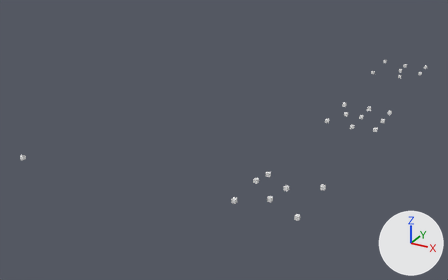
Two versions of the OBJ model Assets/SpawnData/Room3SpawnData.obj, one commit apart.
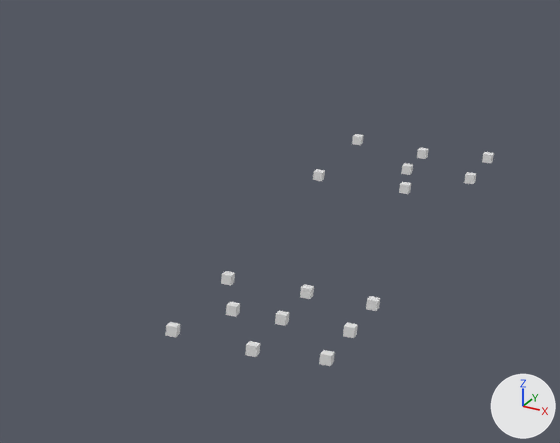
The first picture shows the older version from a 50 mm lens placed at (233.0, -206.0, 138.0), pointed at (61.0, 107.0, -18.0). The close-ups show both versions on the part from 61% to 100% of the width and 6% to 56% of the height of that picture; other places that the commit changed are outside them. Lighting does not change. The marker at lower right points along +X, +Y and +Z. Where no turn or scale is listed for an object, it has been applied to the vertices.

The scene before the commit, as lines of its bpy script (objects in view):
```python
ob_spawnpoint_001_cube_050 = bpy.data.objects.new('SpawnPoint.001_Cube.050', me_spawnpoint_001_cube_050)
ob_spawnpoint_001_cube_050.location = (0.0, 0.0, 0.0)
ob_spawnpoint_002_cube_051 = bpy.data.objects.new('SpawnPoint.002_Cube.051', me_spawnpoint_002_cube_051)
ob_spawnpoint_002_cube_051.location = (0.0, 0.0, 0.0)
ob_spawnpoint_003_cube_052 = bpy.data.objects.new('SpawnPoint.003_Cube.052', me_spawnpoint_003_cube_052)
ob_spawnpoint_003_cube_052.location = (0.0, 0.0, 0.0)
ob_spawnpoint_004_cube_053 = bpy.data.objects.new('SpawnPoint.004_Cube.053', me_spawnpoint_004_cube_053)
ob_spawnpoint_004_cube_053.location = (0.0, 0.0, 0.0)
ob_spawnpoint_005_cube_054 = bpy.data.objects.new('SpawnPoint.005_Cube.054', me_spawnpoint_005_cube_054)
ob_spawnpoint_005_cube_054.location = (0.0, 0.0, 0.0)
ob_spawnpoint_006_cube_055 = bpy.data.objects.new('SpawnPoint.006_Cube.055', me_spawnpoint_006_cube_055)
ob_spawnpoint_006_cube_055.location = (0.0, 0.0, 0.0)
ob_spawnpoint_007_cube_056 = bpy.data.objects.new('SpawnPoint.007_Cube.056', me_spawnpoint_007_cube_056)
ob_spawnpoint_007_cube_056.location = (0.0, 0.0, 0.0)
ob_spawnpoint_008_cube_057 = bpy.data.objects.new('SpawnPoint.008_Cube.057', me_spawnpoint_008_cube_057)
ob_spawnpoint_008_cube_057.location = (0.0, 0.0, 0.0)
```
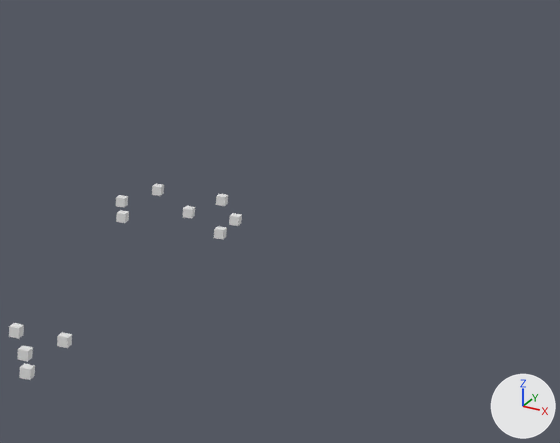
What differs and where, as boxes [x1, y1, x2, y2] in the close-ups (560 x 443 px):
'SpawnPoint.003_Cube.050', added
    after: [19, 363, 35, 380]
'SpawnPoint.003_Cube.052', deleted
    before: [319, 350, 335, 366]
'SpawnPoint.004_Cube.051', added
    after: [17, 345, 33, 362]
'SpawnPoint.002_Cube.049', added
    after: [57, 332, 72, 348]
'SpawnPoint.007_Cube.056', deleted
    before: [245, 341, 260, 357]
'SpawnPoint.001_Cube.048', added
    after: [9, 323, 24, 338]
'SpawnPoint_Cube.049', deleted
    before: [166, 322, 180, 338]
'SpawnPoint.004_Cube.053', deleted
    before: [343, 323, 358, 338]
'SpawnPoint.005_Cube.054', deleted
    before: [275, 310, 289, 326]
'SpawnPoint.006_Cube.055', deleted
    before: [226, 302, 240, 317]
'SpawnPoint.002_Cube.051', deleted
    before: [366, 296, 380, 311]
'SpawnPoint.008_Cube.057', deleted
    before: [300, 284, 314, 299]
'SpawnPoint.001_Cube.050', deleted
    before: [221, 271, 235, 285]
'SpawnPoint.017_Cube.064', added
    after: [214, 226, 227, 239]
'SpawnPoint.018_Cube.065', added
    after: [116, 210, 129, 223]
'SpawnPoint.016_Cube.063', added
    after: [229, 213, 242, 226]
'SpawnPoint.014_Cube.061', added
    after: [183, 206, 195, 219]
'SpawnPoint.015_Cube.062', added
    after: [116, 195, 128, 208]
'SpawnPoint.020_Cube.067', added
    after: [216, 194, 228, 206]
'SpawnPoint.019_Cube.066', added
    after: [152, 184, 164, 196]
'SpawnPoint.009_Cube.058', deleted
    before: [399, 182, 411, 194]
'SpawnPoint.010_Cube.059', deleted
    before: [313, 169, 325, 181]
'SpawnPoint.013_Cube.062', deleted
    before: [464, 172, 476, 184]
'SpawnPoint.014_Cube.063', deleted
    before: [401, 163, 413, 175]
'SpawnPoint.015_Cube.064', deleted
    before: [417, 148, 428, 159]
'SpawnPoint.012_Cube.061', deleted
    before: [482, 152, 494, 163]
'SpawnPoint.011_Cube.060', deleted
    before: [352, 134, 364, 145]

Diff of the bpy script that builds the scene:
```diff
--- a/Assets/SpawnData/Room3SpawnData.obj.py
+++ b/Assets/SpawnData/Room3SpawnData.obj.py
@@ ob_spawnpoint_001_cube_050 @@
-ob_spawnpoint_001_cube_050 = bpy.data.objects.new('SpawnPoint.001_Cube.050', me_spawnpoint_001_cube_050)
@@ ob_spawnpoint_002_cube_051 @@
-ob_spawnpoint_002_cube_051 = bpy.data.objects.new('SpawnPoint.002_Cube.051', me_spawnpoint_002_cube_051)
@@ ob_spawnpoint_003_cube_052 @@
-ob_spawnpoint_003_cube_052 = bpy.data.objects.new('SpawnPoint.003_Cube.052', me_spawnpoint_003_cube_052)
@@ ob_spawnpoint_004_cube_053 @@
-ob_spawnpoint_004_cube_053 = bpy.data.objects.new('SpawnPoint.004_Cube.053', me_spawnpoint_004_cube_053)
@@ ob_spawnpoint_005_cube_054 @@
-ob_spawnpoint_005_cube_054 = bpy.data.objects.new('SpawnPoint.005_Cube.054', me_spawnpoint_005_cube_054)
@@ ob_spawnpoint_006_cube_055 @@
-ob_spawnpoint_006_cube_055 = bpy.data.objects.new('SpawnPoint.006_Cube.055', me_spawnpoint_006_cube_055)
@@ ob_spawnpoint_007_cube_056 @@
-ob_spawnpoint_007_cube_056 = bpy.data.objects.new('SpawnPoint.007_Cube.056', me_spawnpoint_007_cube_056)
@@ ob_spawnpoint_008_cube_057 @@
-ob_spawnpoint_008_cube_057 = bpy.data.objects.new('SpawnPoint.008_Cube.057', me_spawnpoint_008_cube_057)
@@ ob_spawnpoint_009_cube_058 @@
-ob_spawnpoint_009_cube_058 = bpy.data.objects.new('SpawnPoint.009_Cube.058', me_spawnpoint_009_cube_058)
@@ ob_spawnpoint_010_cube_059 @@
-ob_spawnpoint_010_cube_059 = bpy.data.objects.new('SpawnPoint.010_Cube.059', me_spawnpoint_010_cube_059)
@@ ob_spawnpoint_011_cube_060 @@
-ob_spawnpoint_011_cube_060 = bpy.data.objects.new('SpawnPoint.011_Cube.060', me_spawnpoint_011_cube_060)
@@ ob_spawnpoint_012_cube_061 @@
-ob_spawnpoint_012_cube_061 = bpy.data.objects.new('SpawnPoint.012_Cube.061', me_spawnpoint_012_cube_061)
@@ ob_spawnpoint_013_cube_062 @@
-ob_spawnpoint_013_cube_062 = bpy.data.objects.new('SpawnPoint.013_Cube.062', me_spawnpoint_013_cube_062)
@@ ob_spawnpoint_014_cube_063 @@
-ob_spawnpoint_014_cube_063 = bpy.data.objects.new('SpawnPoint.014_Cube.063', me_spawnpoint_014_cube_063)
@@ ob_spawnpoint_015_cube_064 @@
-ob_spawnpoint_015_cube_064 = bpy.data.objects.new('SpawnPoint.015_Cube.064', me_spawnpoint_015_cube_064)
@@ ob_spawnpoint_cube_049 @@
-ob_spawnpoint_cube_049 = bpy.data.objects.new('SpawnPoint_Cube.049', me_spawnpoint_cube_049)
@@ ob_spawnpoint_020_cube_067 @@
+ob_spawnpoint_020_cube_067 = bpy.data.objects.new('SpawnPoint.020_Cube.067', me_spawnpoint_020_cube_067)  # a box spanning x 104.42..106.42, y 196.19..198.19, z 1.1..3.1
+ob_spawnpoint_020_cube_067.location = (0.0, 0.0, 0.0)
@@ ob_spawnpoint_019_cube_066 @@
+ob_spawnpoint_019_cube_066 = bpy.data.objects.new('SpawnPoint.019_Cube.066', me_spawnpoint_019_cube_066)  # a box spanning x 89.68..91.68, y 196.19..198.19, z 1.1..3.1
+ob_spawnpoint_019_cube_066.location = (0.0, 0.0, 0.0)
@@ ob_spawnpoint_018_cube_065 @@
+ob_spawnpoint_018_cube_065 = bpy.data.objects.new('SpawnPoint.018_Cube.065', me_spawnpoint_018_cube_065)  # a box spanning x 89.68..91.68, y 175.02..177.02, z 1.1..3.1
+ob_spawnpoint_018_cube_065.location = (0.0, 0.0, 0.0)
@@ ob_spawnpoint_017_cube_064 @@
+ob_spawnpoint_017_cube_064 = bpy.data.objects.new('SpawnPoint.017_Cube.064', me_spawnpoint_017_cube_064)  # a box spanning x 111.31..113.31, y 175.02..177.02, z 1.1..3.1
+ob_spawnpoint_017_cube_064.location = (0.0, 0.0, 0.0)
@@ ob_spawnpoint_016_cube_063 @@
+ob_spawnpoint_016_cube_063 = bpy.data.objects.new('SpawnPoint.016_Cube.063', me_spawnpoint_016_cube_063)  # a box spanning x 111.31..113.31, y 184.75..186.75, z 1.1..3.1
+ob_spawnpoint_016_cube_063.location = (0.0, 0.0, 0.0)
@@ ob_spawnpoint_015_cube_062 @@
+ob_spawnpoint_015_cube_062 = bpy.data.objects.new('SpawnPoint.015_Cube.062', me_spawnpoint_015_cube_062)  # a box spanning x 85.68..87.68, y 184.75..186.75, z 1.1..3.1
+ob_spawnpoint_015_cube_062.location = (0.0, 0.0, 0.0)
@@ ob_spawnpoint_014_cube_061 @@
+ob_spawnpoint_014_cube_061 = bpy.data.objects.new('SpawnPoint.014_Cube.061', me_spawnpoint_014_cube_061)  # a box spanning x 100.97..102.97, y 184.75..186.75, z 1.1..3.1
+ob_spawnpoint_014_cube_061.location = (0.0, 0.0, 0.0)
@@ ob_spawnpoint_004_cube_051 @@
+ob_spawnpoint_004_cube_051 = bpy.data.objects.new('SpawnPoint.004_Cube.051', me_spawnpoint_004_cube_051)  # a box spanning x 102.4..104.4, y 95.68..97.68, z 1.1..3.1
+ob_spawnpoint_004_cube_051.location = (0.0, 0.0, 0.0)
@@ ob_spawnpoint_003_cube_050 @@
+ob_spawnpoint_003_cube_050 = bpy.data.objects.new('SpawnPoint.003_Cube.050', me_spawnpoint_003_cube_050)  # a box spanning x 106.11..108.11, y 88.26..90.26, z 1.1..3.1
+ob_spawnpoint_003_cube_050.location = (0.0, 0.0, 0.0)
@@ ob_spawnpoint_002_cube_049 @@
+ob_spawnpoint_002_cube_049 = bpy.data.objects.new('SpawnPoint.002_Cube.049', me_spawnpoint_002_cube_049)  # a box spanning x 106.11..108.11, y 104.82..106.82, z 1.1..3.1
+ob_spawnpoint_002_cube_049.location = (0.0, 0.0, 0.0)
@@ ob_spawnpoint_001_cube_048 @@
+ob_spawnpoint_001_cube_048 = bpy.data.objects.new('SpawnPoint.001_Cube.048', me_spawnpoint_001_cube_048)  # a box spanning x 96.59..98.59, y 104.82..106.82, z 1.1..3.1
+ob_spawnpoint_001_cube_048.location = (0.0, 0.0, 0.0)
```
